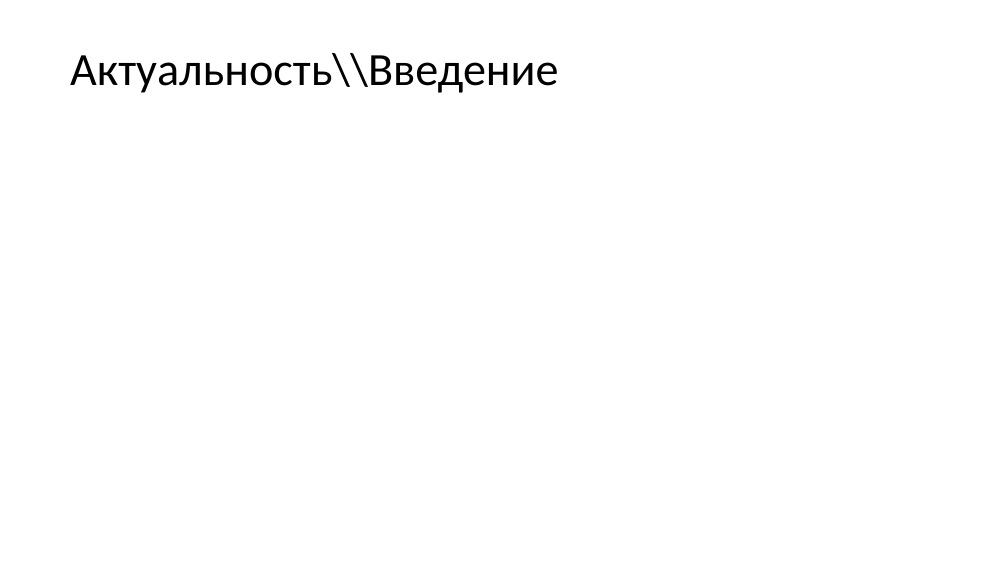
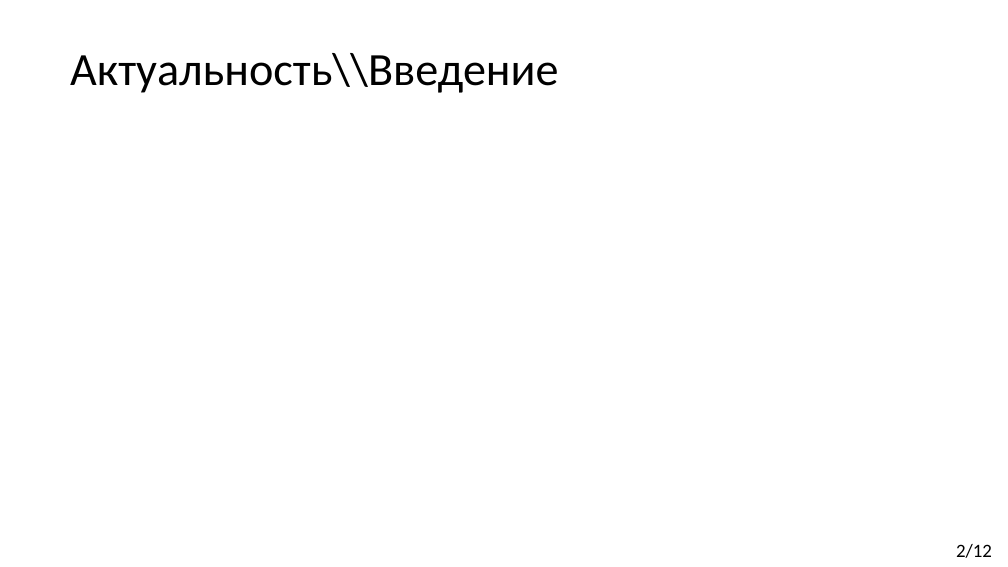
Before and after one commit to Kirmark/bachelor-qualification-work, a slide deck: slide 2 of presentation/presentation.pptx. Drawn at 1008x567 pixels with LibreOffice and Linux fonts; fonts in the diff are those of the drawing. Boxes give left, top, right and bottom in pixels: in the first picture for what was removed or moved away, otherwise in the second. Text is boxed around its words. In the diff, an @@ line names an element or a change of style, - is before the commit and + after.

```diff
--- a/presentation/presentation.pptx
+++ b/presentation/presentation.pptx
@@ text added at [956, 544, 992, 558], 18 pt, text #000000 @@
+2/12
```
Also in this commit, not shown: 4 other slides changed, 7 slides added, 7 slides removed, 13 other files.
